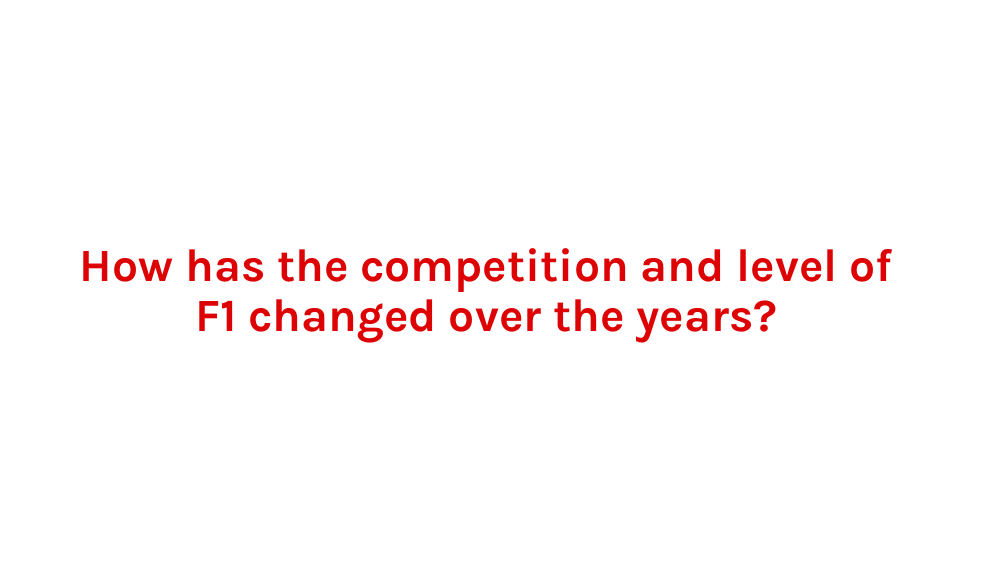
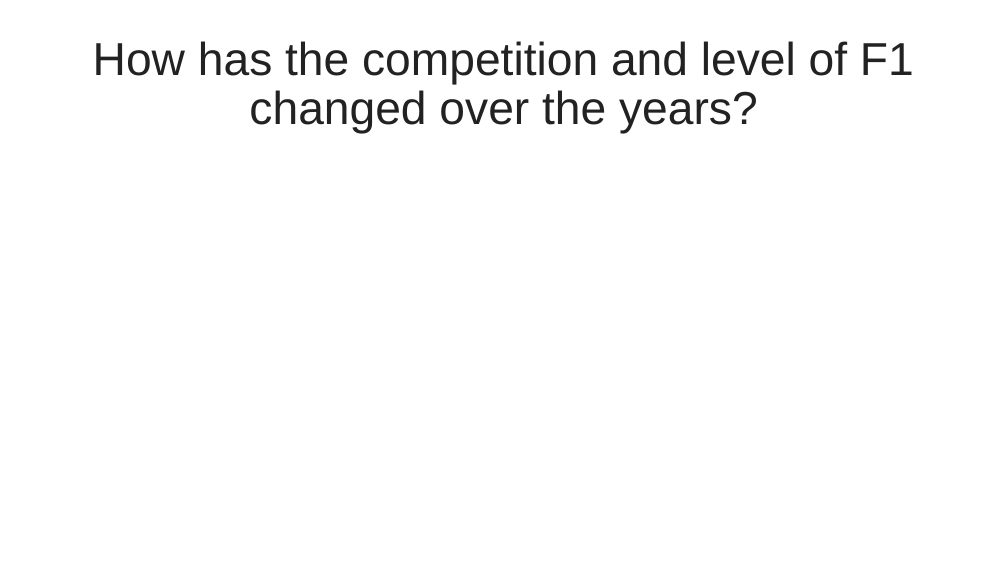
Before and after one commit to MateuszMajak/R_Visual, a slide deck: slide 4 of Presentation/F1_Presentation_Moyo_Majak.pptx. Drawn at 1008x567 pixels with LibreOffice and Linux fonts; fonts in the diff are those of the drawing; background and template pictures are left out. Boxes give left, top, right and bottom in pixels: in the first picture for what was removed or moved away, otherwise in the second. Text is boxed around its words. In the diff, an @@ line names an element or a change of style, - is before the commit and + after.

```diff
--- a/Presentation/F1_Presentation_Moyo_Majak.pptx
+++ b/Presentation/F1_Presentation_Moyo_Majak.pptx
@@ title "How has the competition and ...": place and size @@
-title "How has the competition and ..." at bbox=[80, 248, 892, 342]
+title "How has the competition and ..." at bbox=[93, 41, 914, 134]
@@ title "How has the competition and ..." at bbox=[93, 41, 914, 134]: font Karla to Arial, text colour #DD0305 to #222222, bold off @@
```
Also in this commit, not shown: 2 other slides changed, 4 slides added, 5 slides removed, 1 other file.
